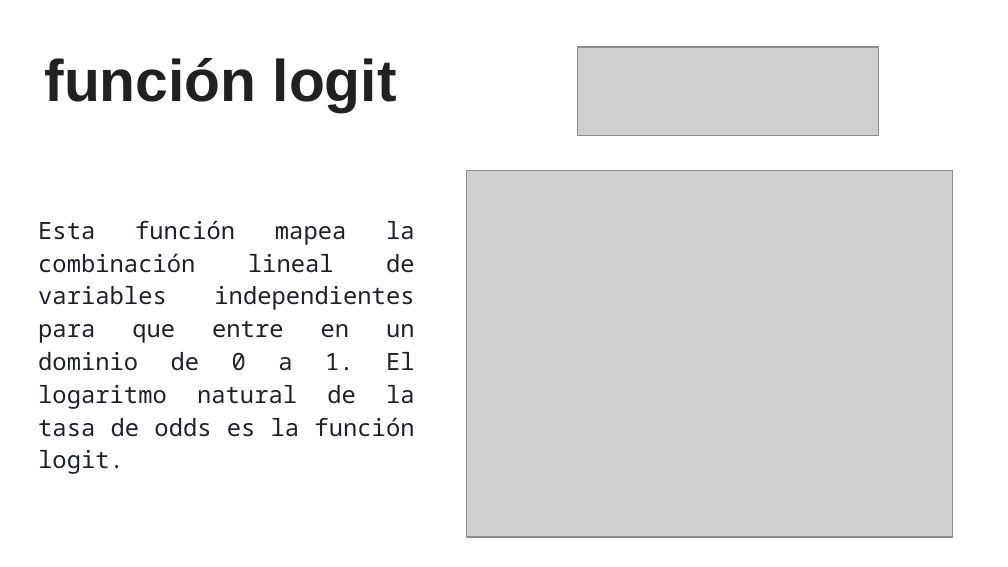
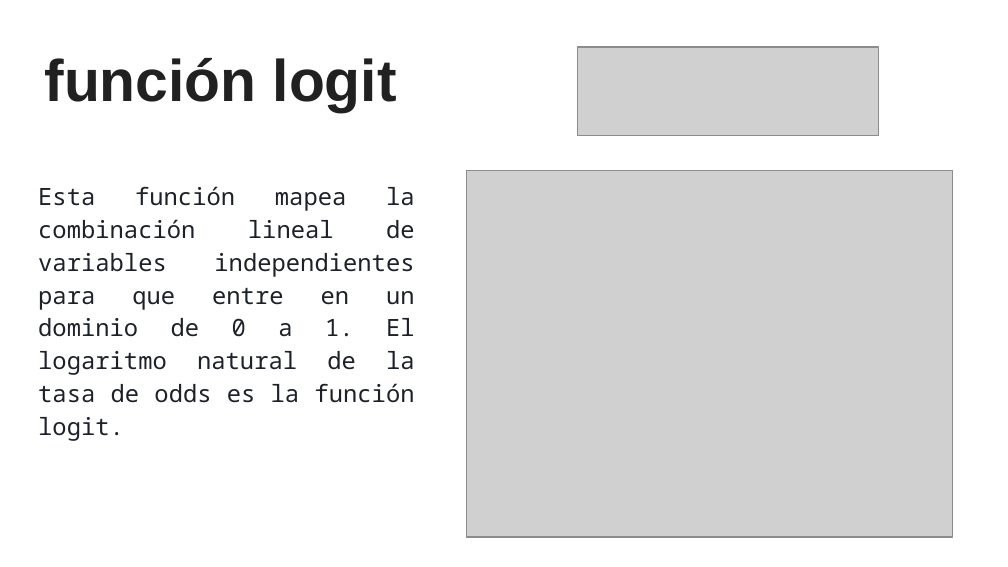
Before and after one commit to sainosmichelle/sainosmichelle.github.io, a slide deck: slide 12 of assets/files/Tema6/reg_log/6.2 Regresión Logística.pptx. Drawn at 1008x567 pixels with LibreOffice and Linux fonts; fonts in the diff are those of the drawing; grey boxes stand for pictures. Boxes give left, top, right and bottom in pixels: in the first picture for what was removed or moved away, otherwise in the second. Text is boxed around its words. In the diff, an @@ line names an element or a change of style, - is before the commit and + after.

```diff
--- a/assets/files/Tema6/reg_log/6.2 Regresión Logística.pptx
+++ b/assets/files/Tema6/reg_log/6.2 Regresión Logística.pptx
@@ text "Esta función mapea la combinación ...": place and size @@
-text "Esta función mapea la combinación ..." at bbox=[38, 220, 415, 474]
+text "Esta función mapea la combinación ..." at bbox=[38, 186, 415, 441]
```
Also in this commit, not shown: 6 other slides changed, 20 other files.
